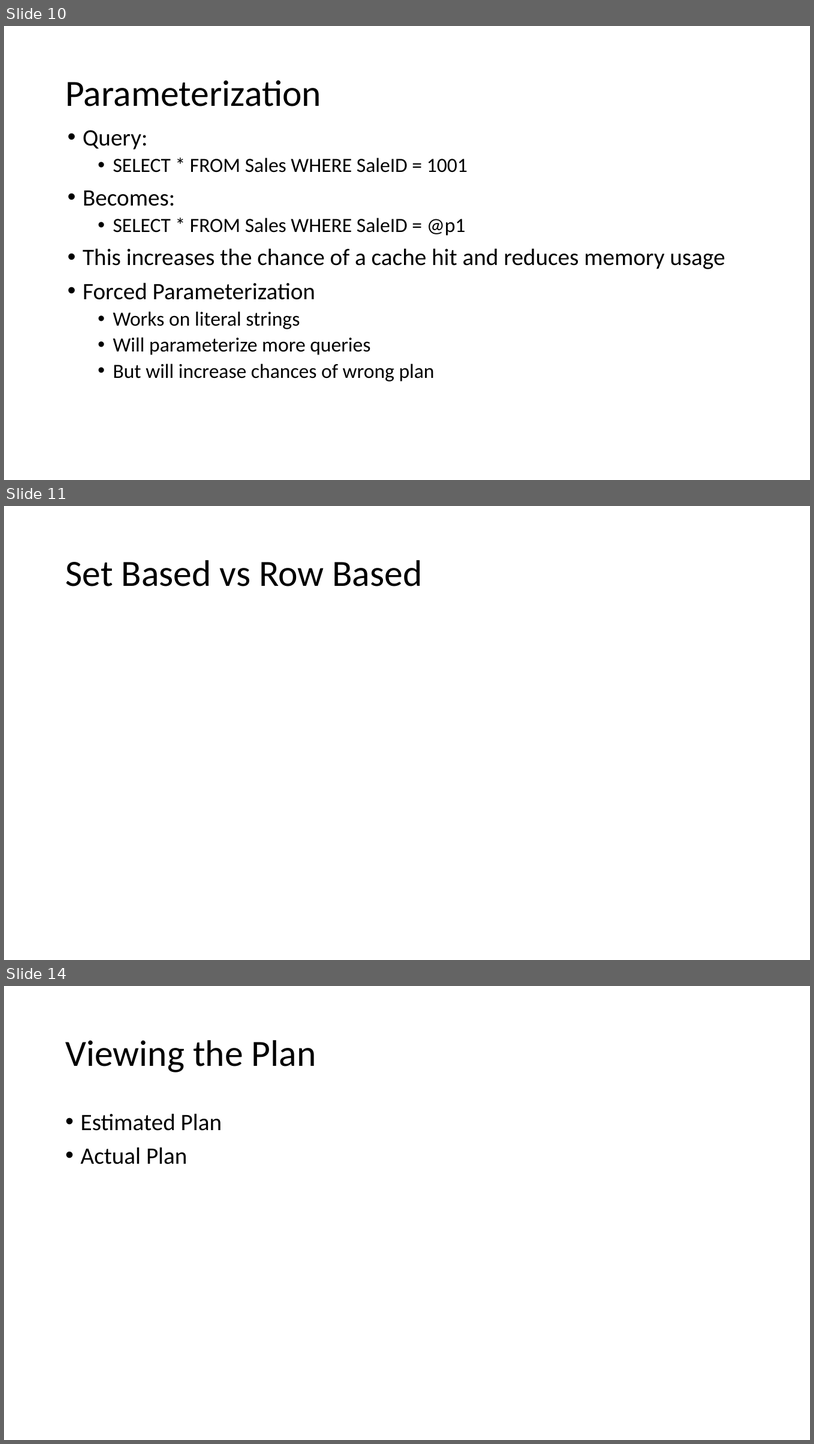
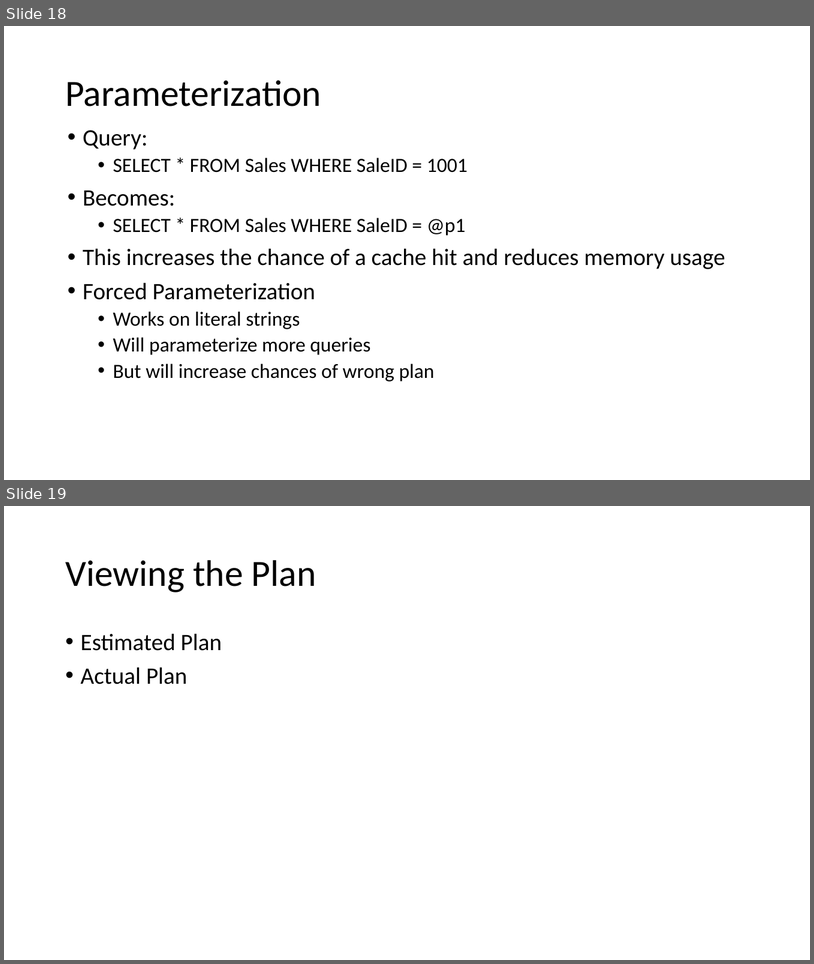
Before and after one commit to sabinio/SQLTraining, a slide deck: Slides/2. Query Execution.pptx. Shown one above the other, each under a label of ours: slides 10, 11 and 14 before the commit, slides 18 and 19 after it; the slides between them are not shown. The pictures are 814x1444 and 814x964 pixels, drawn with LibreOffice and Linux fonts; fonts in the diff are those of the drawing. Boxes give left, top, right and bottom in pixels: in the first picture for what was removed or moved away, otherwise in the second. Text is boxed around its words. In the diff, an @@ line names an element or a change of style, - is before the commit and + after.

```diff
--- a/Slides/2. Query Execution.pptx
+++ b/Slides/2. Query Execution.pptx
@@ slide 11 removed at box(4, 506, 810, 960), background #FFFFFF @@
@@ title removed at box(65, 560, 422, 586) @@
-Set Based vs Row Based
@@ what was slide 10 is now slide 18 @@
@@ what was slide 14 is now slide 19 @@
```
Also in this commit, not shown: 1 slide changed, 6 slides added, 2 other slides removed.
